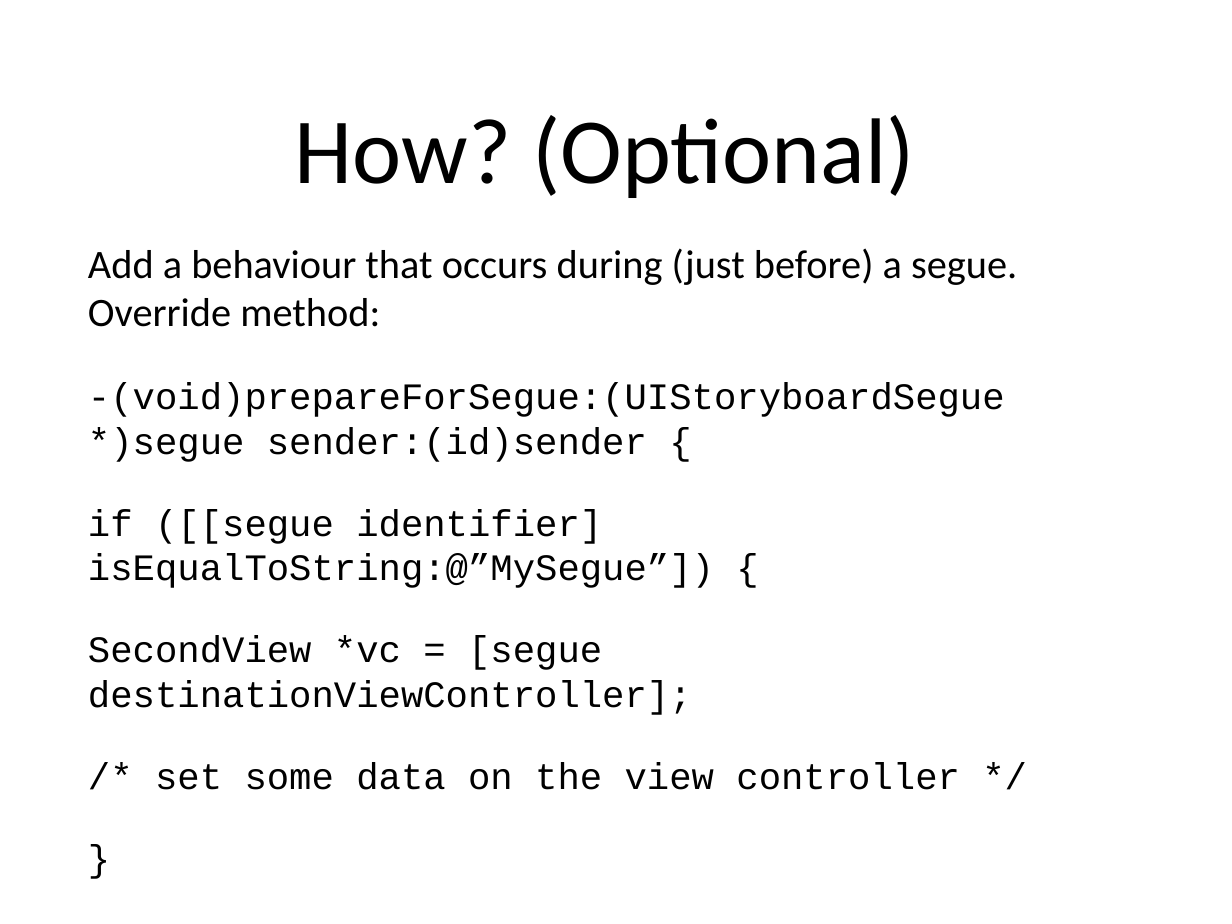
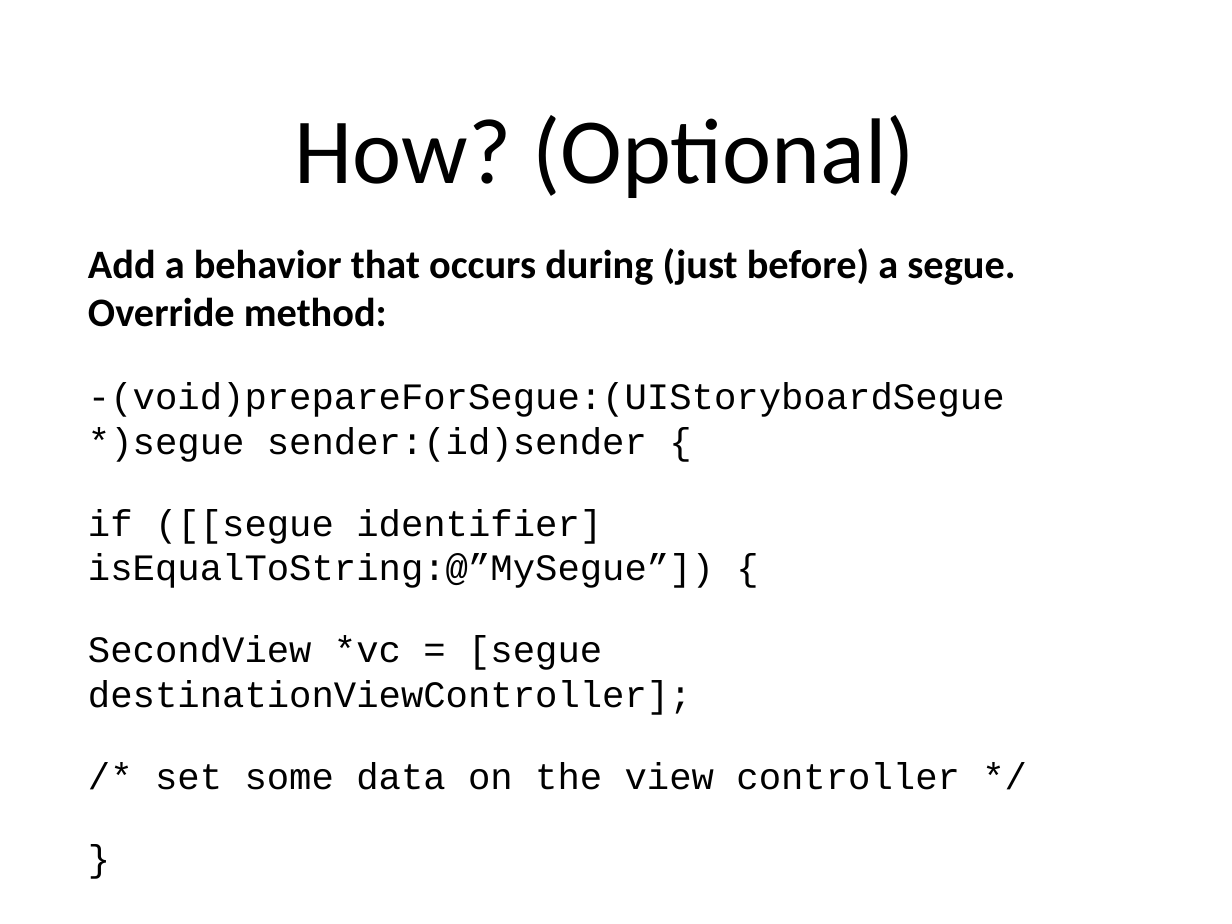
Before and after one commit to NiteshMeshram/SRStoryboardDemo, a slide deck: slide 11 of PPT/SotryBoardByNiteshVersion1.0.odp. Drawn at 1232x924 pixels with LibreOffice and Linux fonts; fonts in the diff are those of the drawing; background and template pictures are left out. Boxes give left, top, right and bottom in pixels: in the first picture for what was removed or moved away, otherwise in the second. Text is boxed around its words. In the diff, an @@ line names an element or a change of style, - is before the commit and + after.

```diff
--- a/PPT/SotryBoardByNiteshVersion1.0.odp
+++ b/PPT/SotryBoardByNiteshVersion1.0.odp
@@ text at (x1=88, y1=248, x2=1015, y2=327): text changed; bold on @@
-Add a behaviour that occurs during (just before) a segue. Override method:
+Add a behavior that occurs during (just before) a segue. Override method:
```
Also in this commit, not shown: 13 other slides changed, 1 slide added, 3 other files.
